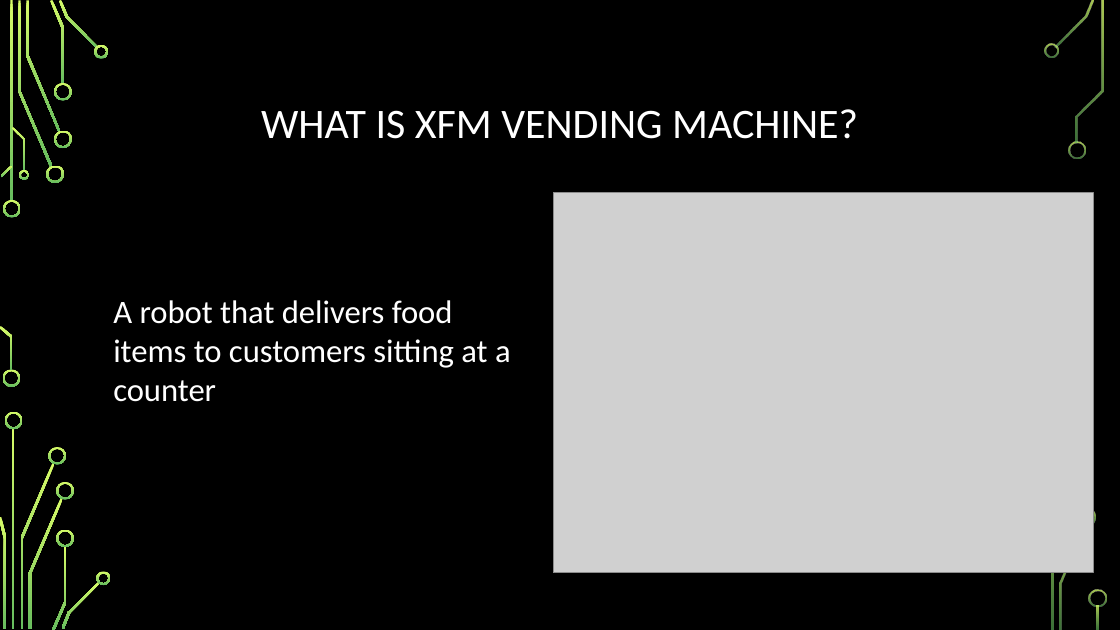
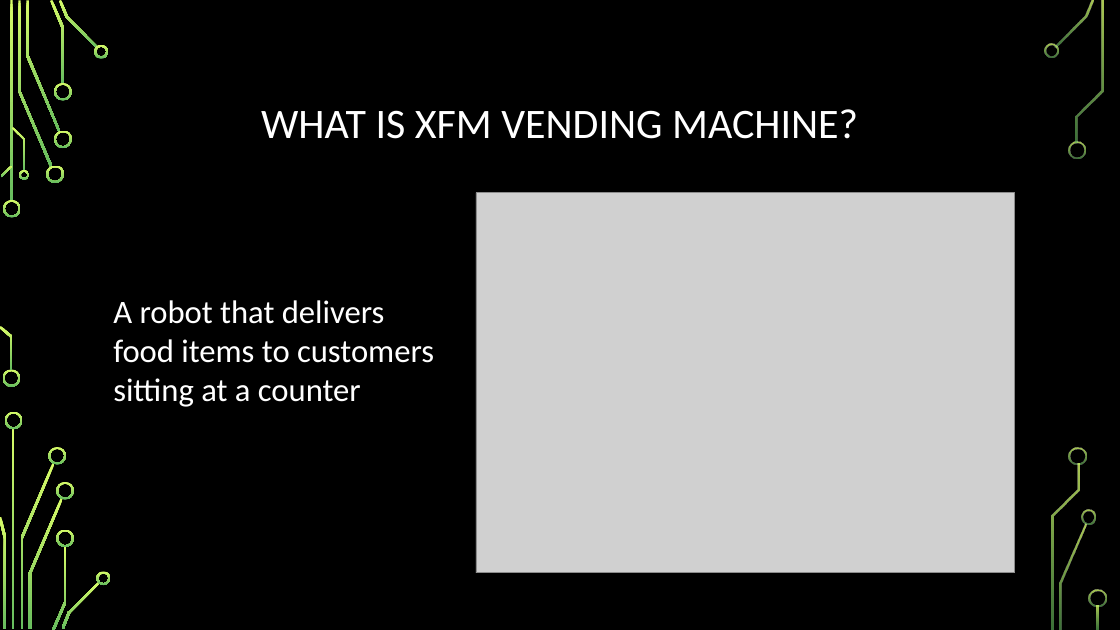
Before and after one commit to bwwagner/SP17-barbot, a slide deck: slide 3 of Presentation/conference-presentation.pptx. Drawn at 1120x630 pixels with LibreOffice and Linux fonts; fonts in the diff are those of the drawing; grey boxes stand for pictures; background and template pictures are left out. Boxes give left, top, right and bottom in pixels: in the first picture for what was removed or moved away, otherwise in the second. Text is boxed around its words. In the diff, an @@ line names an element or a change of style, - is before the commit and + after.

```diff
--- a/Presentation/conference-presentation.pptx
+++ b/Presentation/conference-presentation.pptx
@@ picture: place and size @@
-picture at bbox=[553, 192, 1093, 573]
+picture at bbox=[476, 192, 1015, 573]
@@ text at bbox=[113, 300, 434, 407]: text changed @@
-A robot that delivers food items to customers sitting at a counter
+A robot that delivers
+food items to customers
+sitting at a counter
@@ freeform shape added at bbox=[1070, 447, 1087, 465], fill gradient #D8FC68 to #66BD5F @@
```
Also in this commit, not shown: 3 other slides changed, 1 other file.
